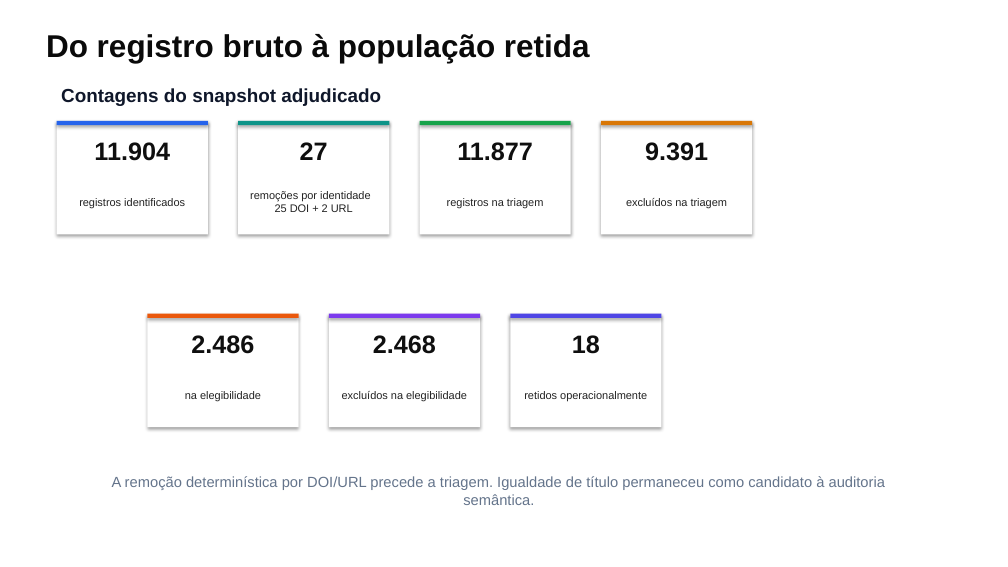
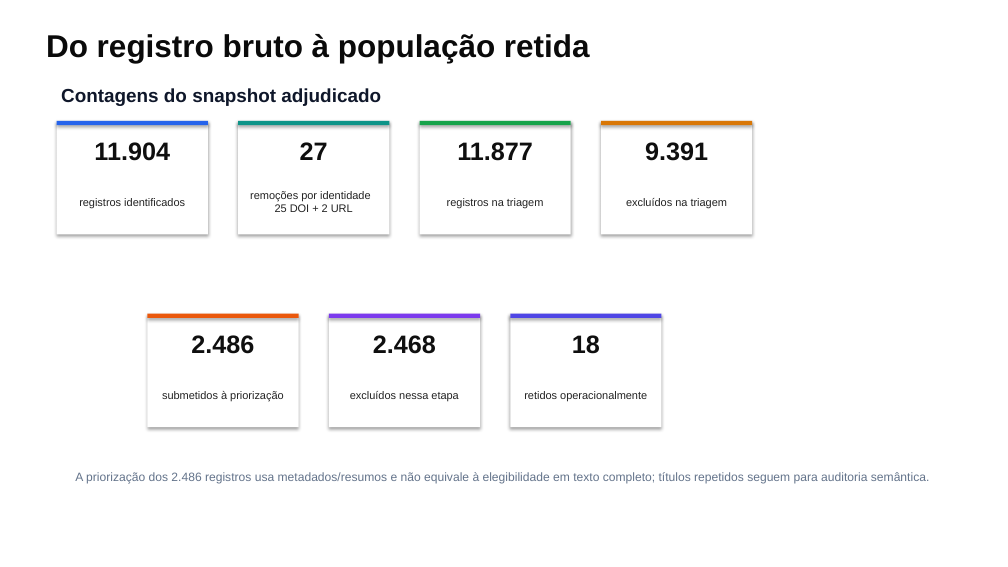
Before and after one commit to thalesfb/ccw, a slide deck: slide 7 of results/tcc/presentation/ensino_personalizado_de_matematica_tcc.pptx. Drawn at 1008x567 pixels with LibreOffice and Linux fonts; fonts in the diff are those of the drawing. Boxes give left, top, right and bottom in pixels: in the first picture for what was removed or moved away, otherwise in the second. Text is boxed around its words. In the diff, an @@ line names an element or a change of style, - is before the commit and + after.

```diff
--- a/results/tcc/presentation/ensino_personalizado_de_matematica_tcc.pptx
+++ b/results/tcc/presentation/ensino_personalizado_de_matematica_tcc.pptx
@@ text at (162, 391, 284, 401): text changed @@
-na elegibilidade
+submetidos à priorização
@@ text at (350, 391, 458, 401): text changed @@
-excluídos na elegibilidade
+excluídos nessa etapa
@@ text at (75, 472, 929, 484): text changed; size 14 to 11.5 pt @@
-A remoção determinística por DOI/URL precede a triagem. Igualdade de título permaneceu como candidato à auditoria semântica.
+A priorização dos 2.486 registros usa metadados/resumos e não equivale à elegibilidade em texto completo; títulos repetidos seguem para auditoria semântica.
```
Also in this commit, not shown: 2 other slides changed, 37 other files.
